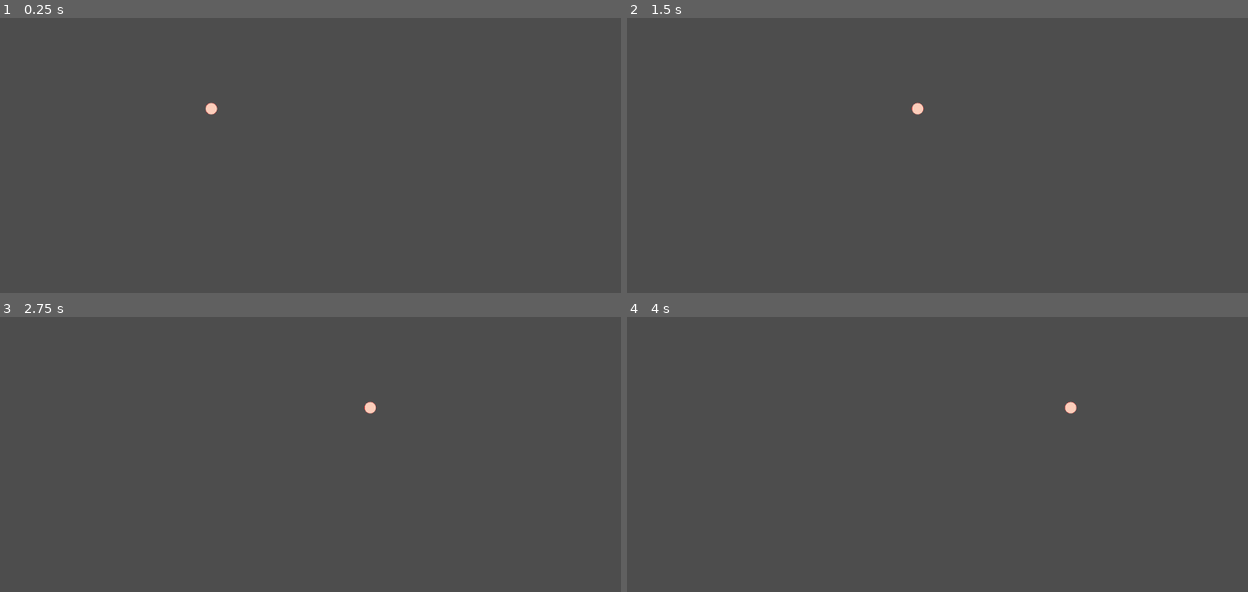
Above: before the commit, frames 1-4 (two rows, left to right).
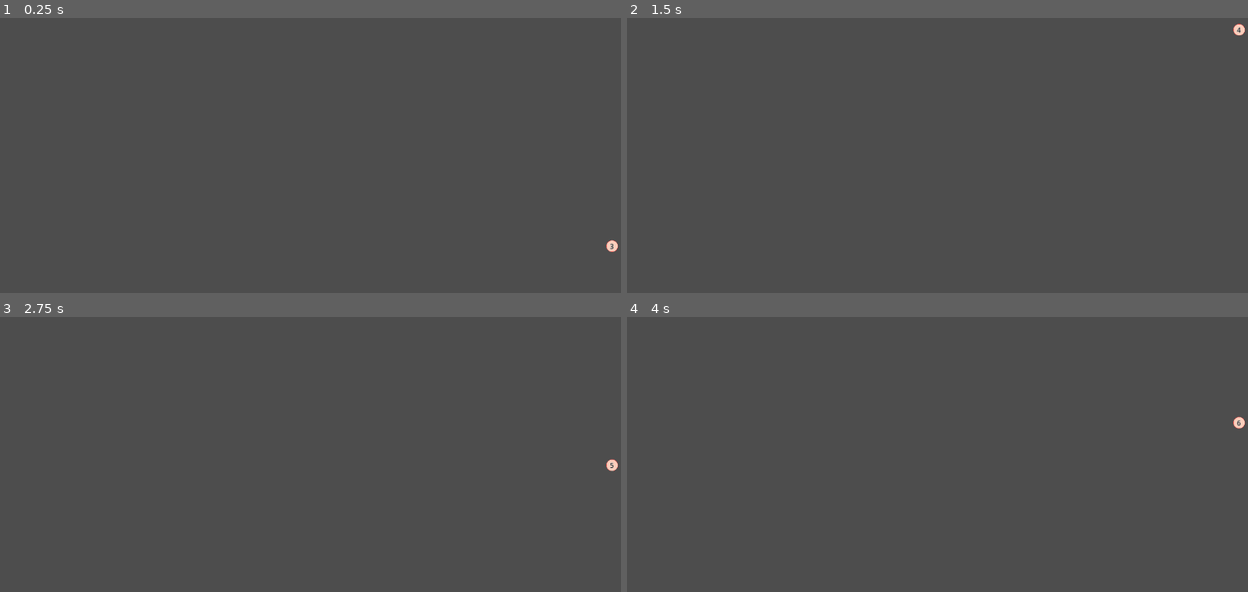
Above: after the commit, the same moments.

Repository: Boyquotes/team-wiitanks-godot-4-networking
Game: Godot game, scene res://scenes/ball.tscn
Same seed, same stepped clock (60 frames per second), same inputs: the game is played once before the commit and once after it. This scene is started directly instead of the project's main scene.
Inputs (mouse positions are in pixels of both pictures, inside the frame that each line leads up to):
- Up to frame 1 (0.25 s): no input
- Up to frame 2 (1.5 s): tap Enter at 0.5 s; move the mouse to (1061, 89) at 0.52 s; hold Right (ui_right) 0.53-1.25 s; hold Shift 0.53-1.25 s; click (1061, 89) at 0.67 s; drag from (788, 128) to (887, 183) at 1.27 s
- Up to frame 3 (2.75 s): move the mouse to (360, 325) at 2.02 s; hold Right (ui_right) from 2.03 s (still down); tap Ctrl at 2.1 s
- Up to frame 4 (4 s): release Right (ui_right) at 2.75 s; drag from (887, 482) to (726, 352) at 2.77 s; move the mouse to (1117, 462) at 3.52 s; hold Left (ui_left) from 3.53 s (still down); tap Alt at 3.6 s

The runs differ from the first frame. In frame 1, 0.1% of the frame differs, in the area x 33-100%, y 30-86%; in frame 2, 0.1%; in frame 3, 0.1%; in frame 4, 0.1%.

Commit message:
ball bounces, initializes in random place, displays age for issue GH-3

Diff:
--- a/scenes/ball.tscn
+++ b/scenes/ball.tscn
@@ -1,18 +1,33 @@
-[gd_scene load_steps=4 format=3 uid="uid://c4d6lrob6hkjb"]
+[gd_scene load_steps=5 format=3 uid="uid://c4d6lrob6hkjb"]
 
 [ext_resource type="Texture2D" uid="uid://vwsewe7gk3c1" path="res://assets/ball.png" id="1_130m5"]
 [ext_resource type="Script" path="res://scripts/ball.gd" id="1_rr04t"]
 
 [sub_resource type="CircleShape2D" id="CircleShape2D_sfmjd"]
 
-[node name="CharacterBody2D" type="CharacterBody2D"]
+[sub_resource type="LabelSettings" id="LabelSettings_4v6pb"]
+font_size = 12
+font_color = Color(0, 0, 0, 1)
+outline_size = 2
+
+[node name="ball-scene" type="RigidBody2D"]
 script = ExtResource("1_rr04t")
 period = 200
 amplitude = 500
 
-[node name="Ball" type="Sprite2D" parent="."]
+[node name="visual-sprite" type="Sprite2D" parent="."]
 scale = Vector2(0.162109, 0.162109)
 texture = ExtResource("1_130m5")
 
-[node name="CollisionShape2D" type="CollisionShape2D" parent="."]
+[node name="collider" type="CollisionShape2D" parent="."]
 shape = SubResource("CircleShape2D_sfmjd")
+
+[node name="age-text" type="Label" parent="."]
+offset_left = -9.0
+offset_top = -11.0
+offset_right = 9.0
+offset_bottom = 12.0
+text = "1"
+label_settings = SubResource("LabelSettings_4v6pb")
+horizontal_alignment = 1
+vertical_alignment = 1
--- a/scripts/ball.gd
+++ b/scripts/ball.gd
@@ -1,18 +1,32 @@
-extends CharacterBody2D
-
+extends RigidBody2D
 
 @export var period:int = 100
 @export var amplitude:int = 100
-var x_midpoint:float
+
+@onready var age_label:Label = get_node("age-text")
+@onready var viewport_x:int = get_viewport().size.x
+@onready var viewport_y:int = get_viewport().size.y
 
 func _ready():
-	x_midpoint = get_viewport().size.x / 2
-	position = Vector2(x_midpoint, get_viewport().size.y / 2)
+	# initialize self in a random position on the board
+	var random = RandomNumberGenerator.new()
+	random.randomize()
+	position = Vector2(viewport_x * random.randf(), viewport_y * random.randf())
 
 func _physics_process(delta):
+	# move in a sinusoidal fashion along the x axis
+	var msecs:int = Time.get_ticks_msec();
+	#var new_pos:float = sin(msecs / period) * amplitude
+	#position.x = x_midpoint + new_pos
 
-	var time:float = Time.get_ticks_msec() / period;
-	var newPos:float = sin(time) * amplitude
-	#print(newPos)
+	# wrap x and y axis around like pac-man
+	if position.x > viewport_x:
+		linear_velocity.x = -200
+	elif position.x < 0:
+		linear_velocity.x = 200
 
-	position.x = x_midpoint + newPos
+	if position.y > viewport_y:
+		linear_velocity.y = -1000
+
+	# show ball's age in seconds
+	age_label.text = str(msecs / 1000);
